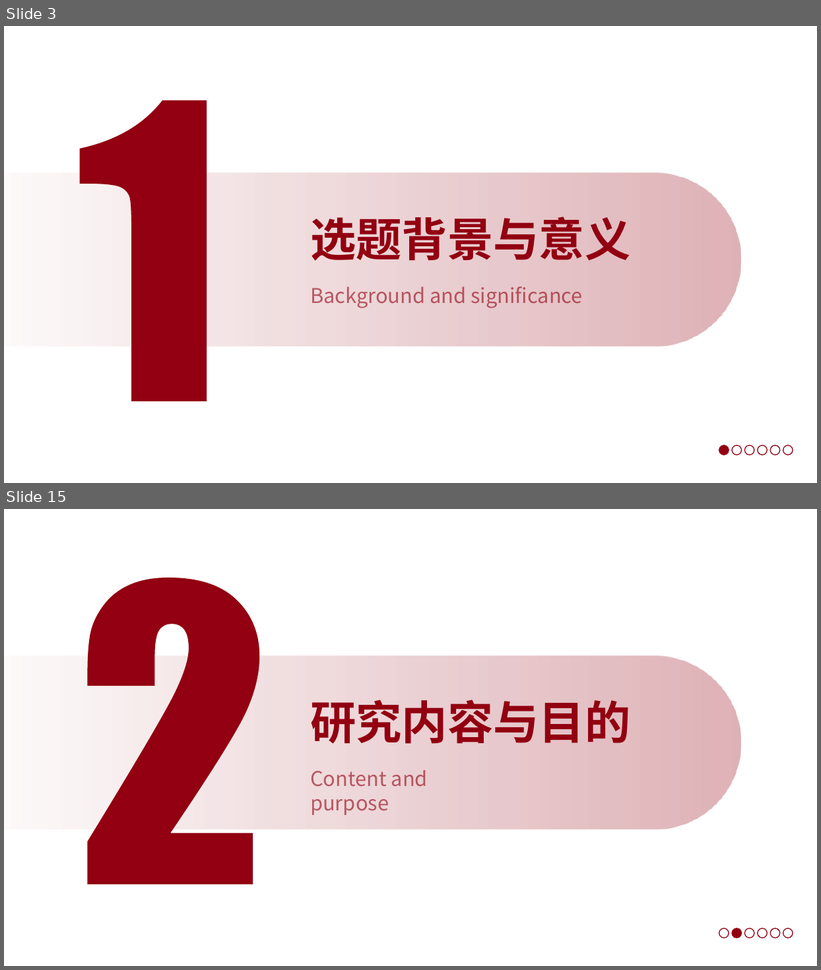
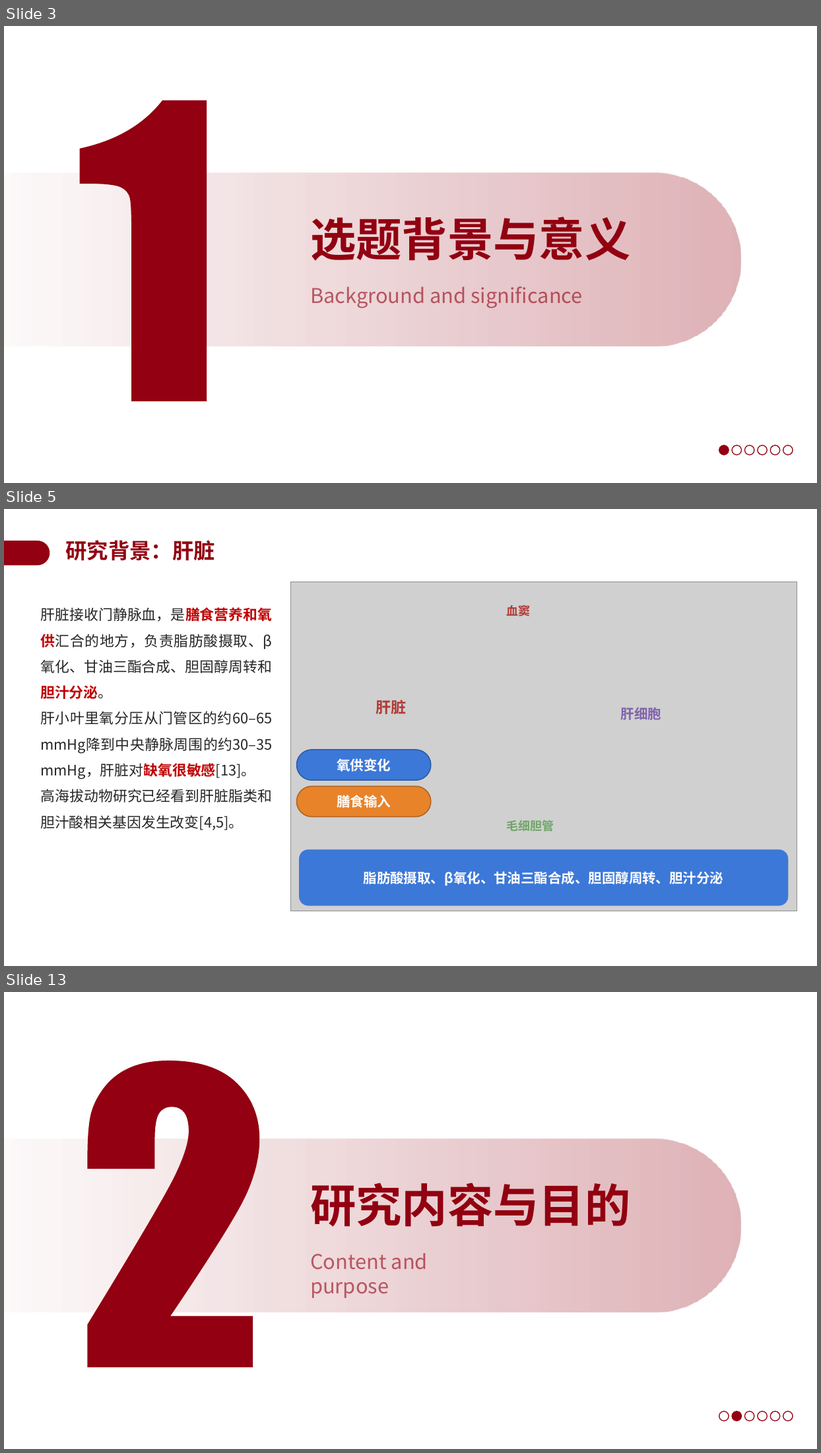
Before and after one commit to a854589274-afk/1, a slide deck: 开题答辩PPT_BSEP高原低压低氧.pptx. Shown one above the other, each under a label of ours: slides 3 and 15 before the commit, slides 3, 5 and 13 after it; the slides between them are not shown. The pictures are 821x970 and 821x1453 pixels, drawn with LibreOffice and Linux fonts; fonts in the diff are those of the drawing; grey boxes stand for pictures; background and template pictures are left out. Boxes give left, top, right and bottom in pixels: in the first picture for what was removed or moved away, otherwise in the second. Text is boxed around its words. In the diff, an @@ line names an element or a change of style, - is before the commit and + after.

```diff
--- a/开题答辩PPT_BSEP高原低压低氧.pptx
+++ b/开题答辩PPT_BSEP高原低压低氧.pptx
@@ slide 5 added at (4,509,817,966), background #FFFFFF @@
@@ freeform shape added at (4,541,50,565), fill #920011 @@
@@ text added at (66,540,215,560), 25.2 pt, text #920011, bold @@
+研究背景：肝脏
@@ picture added at (290,582,797,912) @@
@@ text added at (40,607,272,830), 17 pt, text #262626 @@
+肝脏接收门静脉血，是膳食营养和氧供汇合的地方，负责脂肪酸摄取、β氧化、甘油三酯合成、胆固醇周转和胆汁分泌。
+肝小叶里氧分压从门管区的约60–65 mmHg降到中央静脉周围的约30–35 mmHg，肝脏对缺氧很敏感[13]。
+高海拔动物研究已经看到肝脏脂类和胆汁酸相关基因发生改变[4,5]。
@@ group added at (297,605,788,906): 4 texts, 3 rounded rectangles @@
+肝脏
+氧供变化
+膳食输入
+血窦
+毛细胆管
+肝细胞
+脂肪酸摄取、β氧化、甘油三酯合成、胆固醇周转、胆汁分泌
@@ what was slide 15 is now slide 13 @@
```
Also in this commit, not shown: 2 slides changed, 15 other slides added, 18 slides removed.
